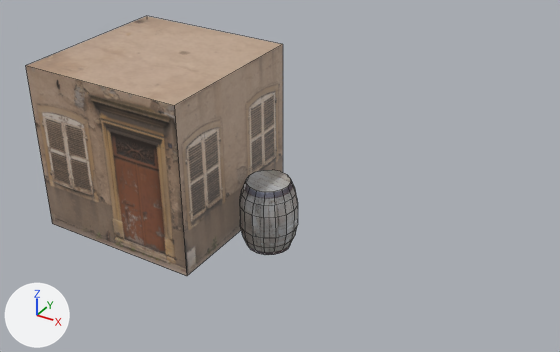
The Blender file Section4/HouseBlock.blend: old version first, new version second.
Both versions are drawn from a 50 mm camera at (5.37, -6.27, 5.04) aimed at (1.61, -0.07, 0.97). Every picture has the same lights, and +X, +Y and +Z are marked at lower left. Mesh edges are drawn as thin lines.

The scene before the commit, as lines of its bpy script (objects in view):
```python
me_cube = bpy.data.meshes.new('Cube')
me_cube.from_pydata(...)  # a box spanning x -1.0..1.0, y -1.0..1.0, z -1.0..1.0
me_cube.materials.append(mat_material)  # picture img_texturescom_buildingshouseold0338_1_m_jpg
me_cylinder = bpy.data.meshes.new('Cylinder')
me_cylinder.from_pydata(...)  # 96 vertices, 82 faces; spans x -0.329..0.329, y -0.329..0.329, z -0.409..0.409
me_cylinder.materials.append(mat_barrel)
ob_barrel = bpy.data.objects.new('Barrel', me_cylinder)
ob_barrel.location = (1.418, 0.0, 0.417)
ob_house = bpy.data.objects.new('House', me_cube)
ob_house.location = (0.0, 0.0, 1.008)
```
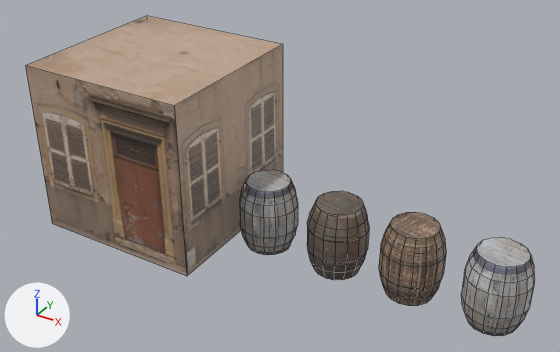
Changed parts and their boxes (x1, y1, x2, y2) in the pictures (560 x 352 px):
'Barrel.003', added
    after: (461, 237, 535, 336)
'Barrel.002', added
    after: (379, 212, 446, 306)
'Barrel.001', added
    after: (307, 191, 369, 280)

Edits to the bpy script that builds the scene:
```text
Add img_texturescom_woodplanksbeamed0116_19_m_jpg:
    img_texturescom_woodplanksbeamed0116_19_m_jpg = load_image('TexturesCom_WoodPlanksBeamed0116_19_M.jpg', 'TexturesCom_WoodPlanksBeamed0116_19_M.jpg', 1186, 1600, 'sRGB')
Add img_texturescom_barrels0036_2_seamless_s_jpg:
    img_texturescom_barrels0036_2_seamless_s_jpg = load_image('TexturesCom_Barrels0036_2_seamless_S.jpg', 'TexturesCom_Barrels0036_2_seamless_S.jpg', 1024, 508, 'sRGB')
Add mat_barrel_004:
    mat_barrel_004 = bpy.data.materials.new('Barrel.004')
    # uses the picture img_texturescom_woodplanksbare0164_4_m_jpg
Add mat_barrel_003:
    mat_barrel_003 = bpy.data.materials.new('Barrel.003')
    # uses the picture img_texturescom_woodplanksbeamed0116_19_m_jpg
Add mat_barrel_002:
    mat_barrel_002 = bpy.data.materials.new('Barrel.002')
    # uses the picture img_texturescom_barrels0036_2_seamless_s_jpg
Add me_cylinder_003:
    me_cylinder_003.from_pydata(...)  # 96 vertices, 82 faces; spans x -0.329..0.329, y -0.329..0.329, z -0.409..0.409
    me_cylinder_003.materials.append(mat_barrel_004)
Add me_cylinder_002:
    me_cylinder_002.from_pydata(...)  # 96 vertices, 82 faces; spans x -0.329..0.329, y -0.329..0.329, z -0.409..0.409
    me_cylinder_002.polygons.foreach_set('use_smooth', [True] * 82)
    me_cylinder_002.materials.append(mat_barrel_003)
Add me_cylinder_001:
    me_cylinder_001.from_pydata(...)  # 96 vertices, 82 faces; spans x -0.329..0.329, y -0.329..0.329, z -0.409..0.409
    me_cylinder_001.polygons.foreach_set('use_smooth', [True] * 82)
    me_cylinder_001.materials.append(mat_barrel_002)
Add ob_barrel_003:
    ob_barrel_003 = bpy.data.objects.new('Barrel.003', me_cylinder_003)
    ob_barrel_003.location = (4.033, 0.0, 0.417)
Add ob_barrel_002:
    ob_barrel_002 = bpy.data.objects.new('Barrel.002', me_cylinder_002)
    ob_barrel_002.location = (3.145, 0.0, 0.417)
Add ob_barrel_001:
    ob_barrel_001 = bpy.data.objects.new('Barrel.001', me_cylinder_001)
    ob_barrel_001.location = (2.291, 0.0, 0.408)
```
